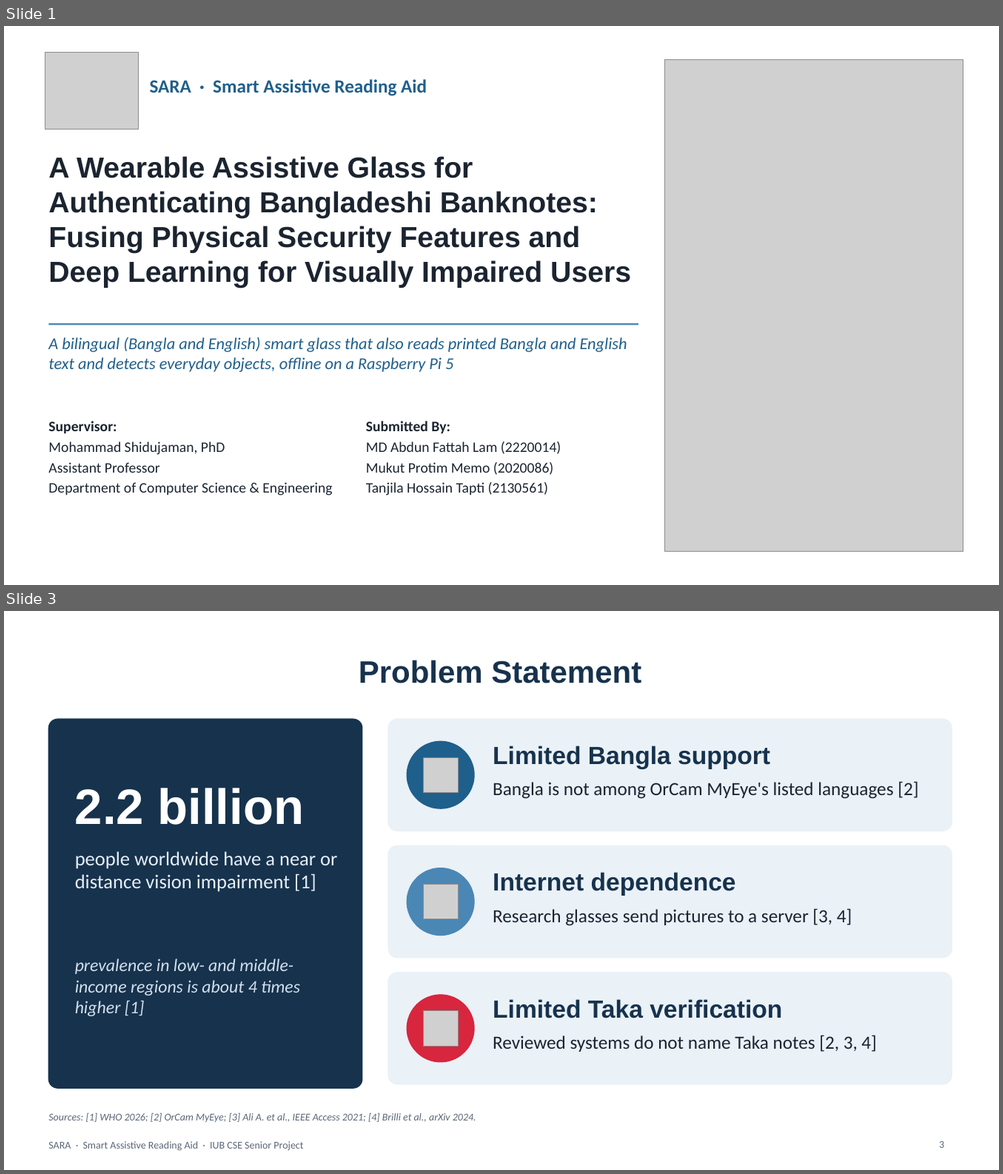
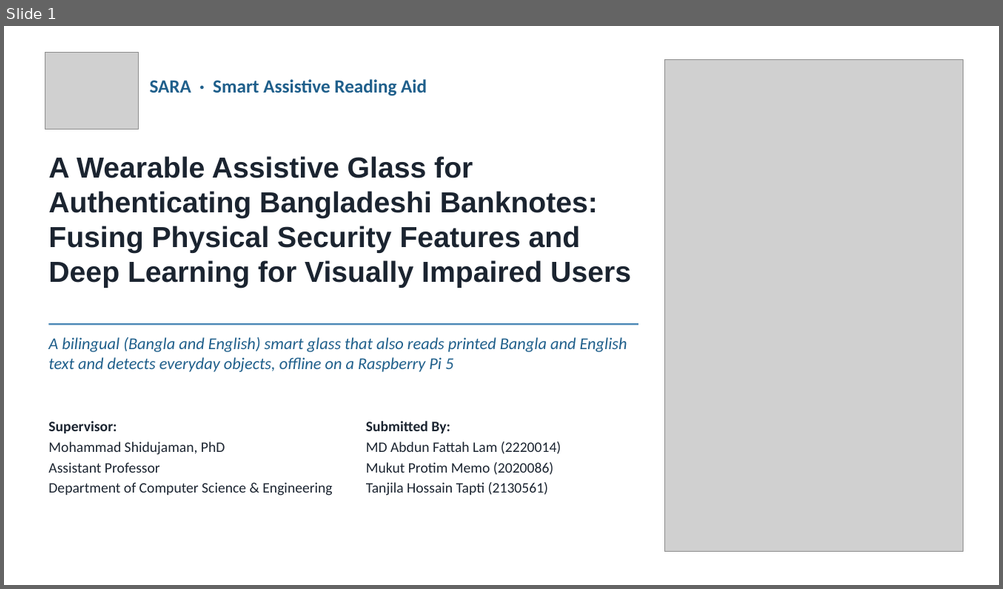
Before and after one commit to aflam330/Senior_project_wearable_glass_for_blind_people_using_ocr_and_ylo, a slide deck: Thesis Report and paper/thesis report/slides/SARA_Presentation_Redesigned.pptx. Shown one above the other, each under a label of ours: slides 1 and 3 before the commit, slide 1 after it; the slides between them are not shown. The pictures are 1003x1174 and 1003x589 pixels, drawn with LibreOffice and Linux fonts; fonts in the diff are those of the drawing; grey boxes stand for pictures; background and template pictures are left out. Boxes give left, top, right and bottom in pixels: in the first picture for what was removed or moved away, otherwise in the second. Text is boxed around its words. In the diff, an @@ line names an element or a change of style, - is before the commit and + after.

```diff
--- a/Thesis Report and paper/thesis report/slides/SARA_Presentation_Redesigned.pptx
+++ b/Thesis Report and paper/thesis report/slides/SARA_Presentation_Redesigned.pptx
@@ slide 3 removed at [4,611,999,1170], background picture (left out) @@
@@ title removed at [358,660,641,684] @@
-Problem Statement
@@ rounded rectangle removed at [48,719,362,1088] @@
@@ rounded rectangle removed at [388,719,951,831] @@
@@ ellipse removed at [407,741,474,809] @@
@@ picture removed at [424,758,458,793] @@
@@ text removed at [492,746,770,769] @@
-Limited Bangla support
@@ text removed at [75,788,304,825] @@
-2.2 billion
@@ text removed at [492,781,918,799] @@
-Bangla is not among OrCam MyEye's listed languages [2]
@@ text removed at [75,851,337,892] @@
-people worldwide have a near or distance vision impairment [1]
@@ rounded rectangle removed at [388,846,951,958] @@
@@ ellipse removed at [407,869,474,936] @@
@@ text removed at [492,872,736,896] @@
-Internet dependence
@@ picture removed at [424,885,458,920] @@
@@ text removed at [492,908,851,926] @@
-Research glasses send pictures to a server [3, 4]
@@ text removed at [75,959,300,1017] @@
-prevalence in low- and middle-income regions is about 4 times higher [1]
@@ rounded rectangle removed at [388,973,951,1085] @@
@@ ellipse removed at [407,995,474,1062] @@
@@ text removed at [492,999,782,1019] @@
-Limited Taka verification
@@ picture removed at [424,1011,458,1047] @@
@@ text removed at [492,1035,876,1052] @@
-Reviewed systems do not name Taka notes [2, 3, 4]
@@ text removed at [48,1113,476,1122] @@
-Sources: [1] WHO 2026; [2] OrCam MyEye; [3] Ali A. et al., IEEE Access 2021; [4] Brilli et al., arXiv 2024.
@@ text removed at [48,1142,303,1151] @@
-SARA · Smart Assistive Reading Aid · IUB CSE Senior Project
@@ page number removed at [939,1142,944,1148] @@
-3
```
Also in this commit, not shown: 15 slides changed, 2 slides added, 1 other slide removed, 6 other files.
